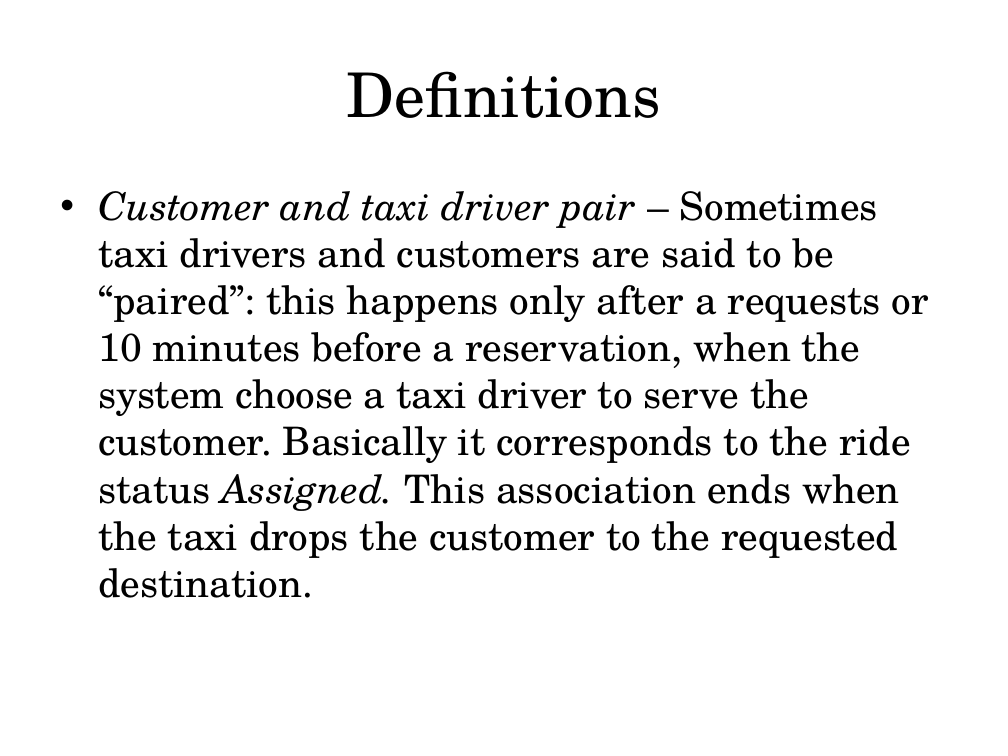
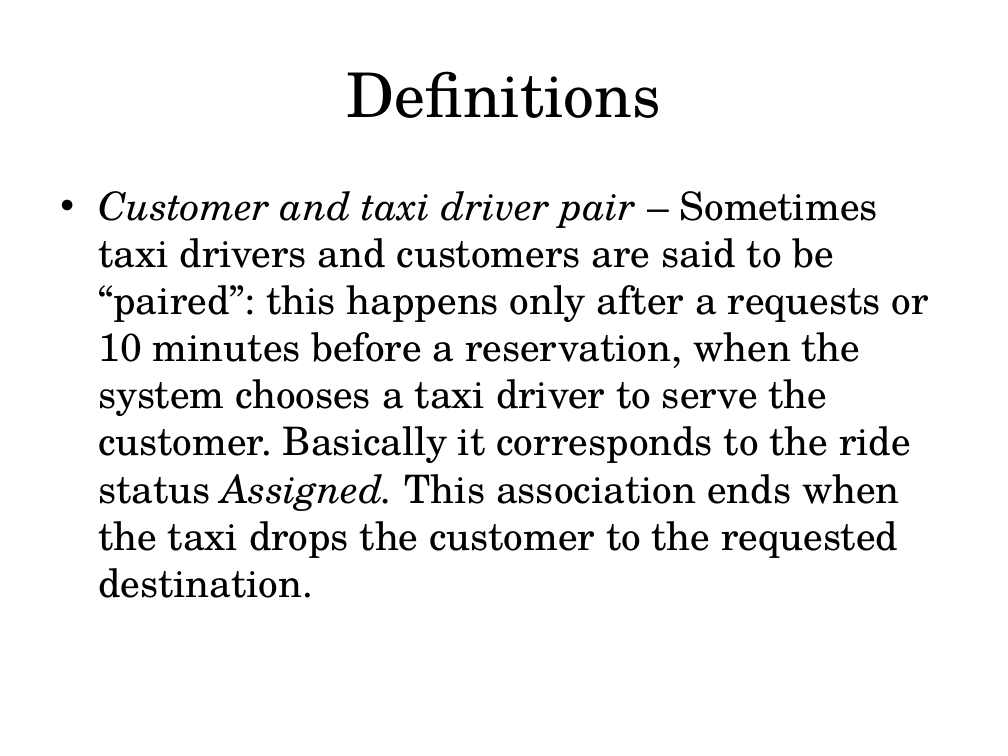
Before and after one commit to MarcoRomani/myTaxyService-SE2-PozziRomani, a slide deck: slide 6 of OtherStuff/Presentation/assumptions + definitions + overall description.pptx. Drawn at 1008x756 pixels with LibreOffice and Linux fonts; fonts in the diff are those of the drawing. Boxes give left, top, right and bottom in pixels: in the first picture for what was removed or moved away, otherwise in the second. Text is boxed around its words. In the diff, an @@ line names an element or a change of style, - is before the commit and + after.

Commit message:
minor fixes definitions

```diff
--- a/OtherStuff/Presentation/assumptions + definitions + overall description.pptx
+++ b/OtherStuff/Presentation/assumptions + definitions + overall description.pptx
@@ text at (98, 191, 928, 598): text changed @@
-• Customer and taxi driver pair – Sometimes taxi drivers and customers are said to be “paired”: this happens only after a requests or 10 minutes before a reservation, when the system choose a taxi driver to serve the customer. Basically it corresponds to the ride status Assigned. This association ends when the taxi drops the customer to the requested destination.
+• Customer and taxi driver pair – Sometimes taxi drivers and customers are said to be “paired”: this happens only after a requests or 10 minutes before a reservation, when the system chooses a taxi driver to serve the customer. Basically it corresponds to the ride status Assigned. This association ends when the taxi drops the customer to the requested destination.
```
Also in this commit, not shown: 8 other slides changed.
